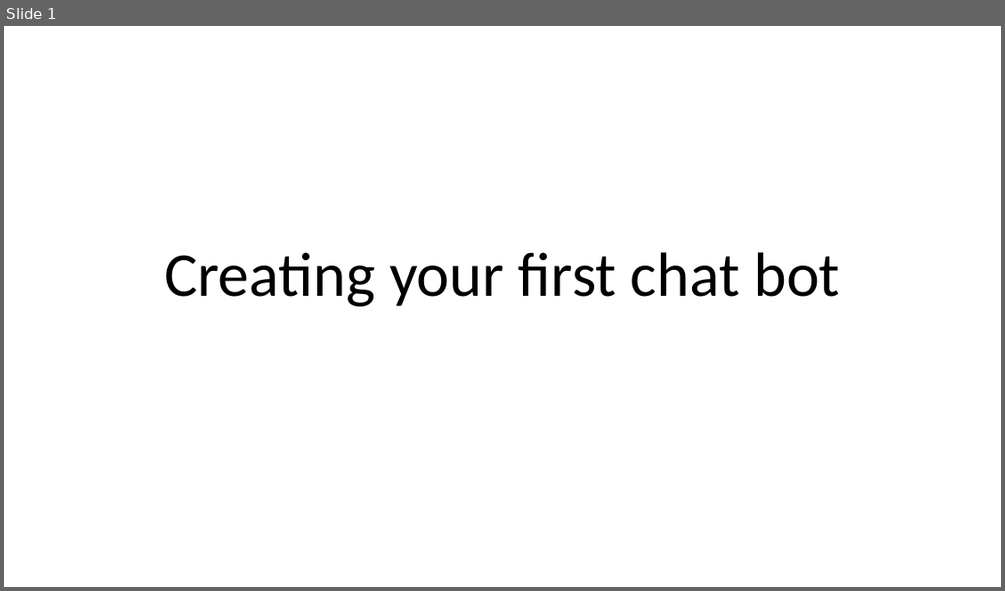
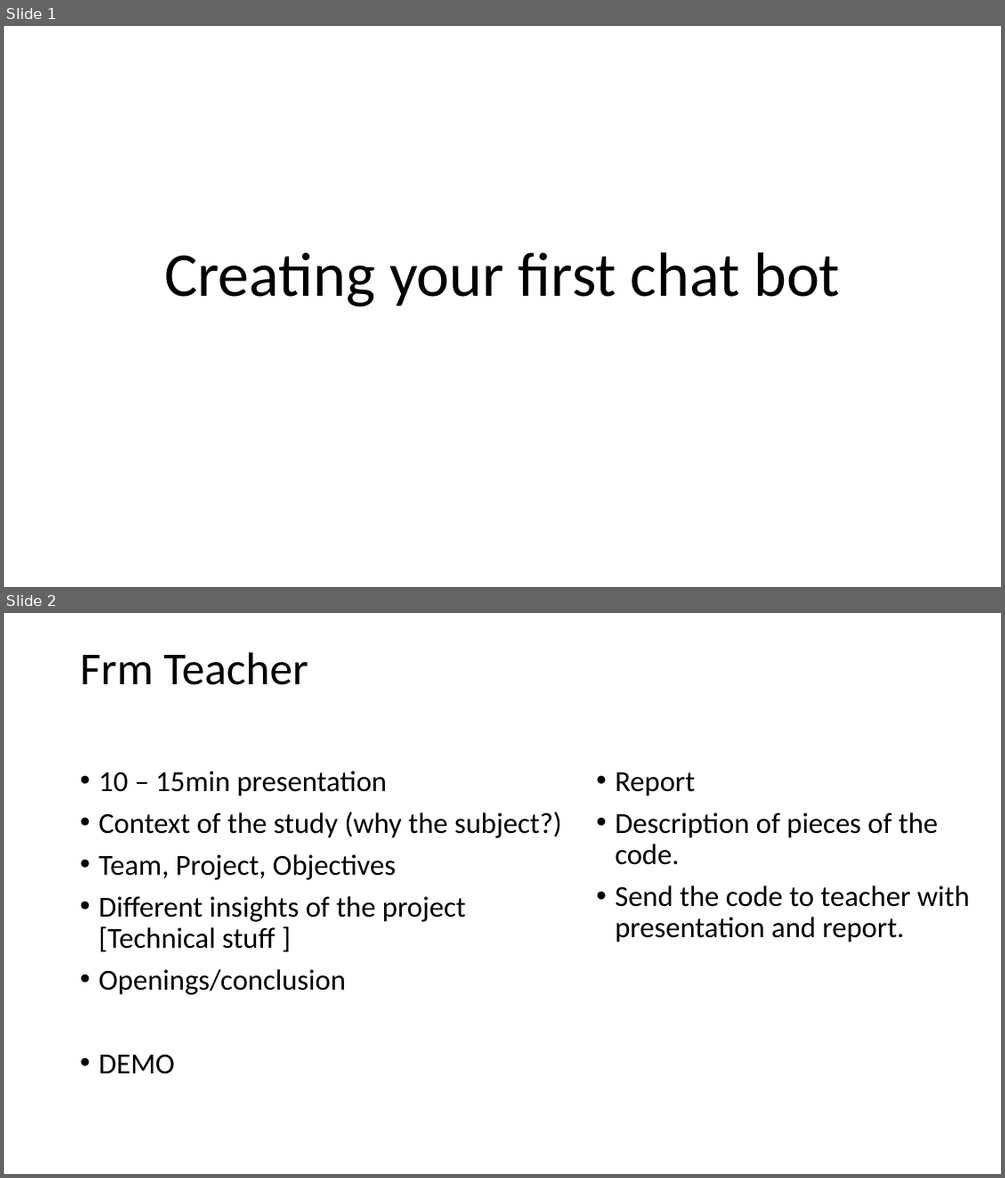
Before and after one commit to M1ck3yS3c/sam_bot, a slide deck: MessengerBotCreation.pptx. Shown one above the other, each under a label of ours: slide 1 before the commit, slides 1 and 2 after it. The pictures are 1005x591 and 1005x1178 pixels, drawn with LibreOffice and Linux fonts; fonts in the diff are those of the drawing. Boxes give left, top, right and bottom in pixels: in the first picture for what was removed or moved away, otherwise in the second. Text is boxed around its words. In the diff, an @@ line names an element or a change of style, - is before the commit and + after.

Commit message:
Updated pressentation. The second slide contents what he asked for the presentation day. We can do a tutorial like report.

```diff
--- a/MessengerBotCreation.pptx
+++ b/MessengerBotCreation.pptx
@@ slide 2 added at box(4, 613, 1001, 1174), background #FFFFFF @@
@@ title added at box(80, 652, 308, 685), 44 pt, text #000000 @@
+Frm Teacher
@@ text added at box(98, 771, 562, 1074), 28 pt, text #000000 @@
+• 10 – 15min presentation
+• Context of the study (why the subject?)
+• Team, Project, Objectives
+• Different insights of the project [Technical stuff ]
+• Openings/conclusion
+• DEMO
@@ text added at box(615, 772, 970, 942), 28 pt, text #000000 @@
+• Report
+• Description of pieces of the code.
+• Send the code to teacher with presentation and report.
```
Also in this commit, not shown: 1 slide changed, 2 other slides added.
